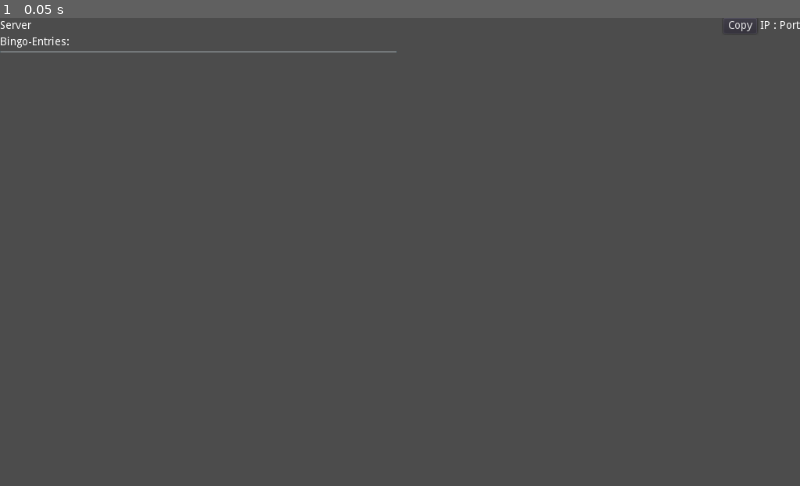
Above: before the commit, frame 1.
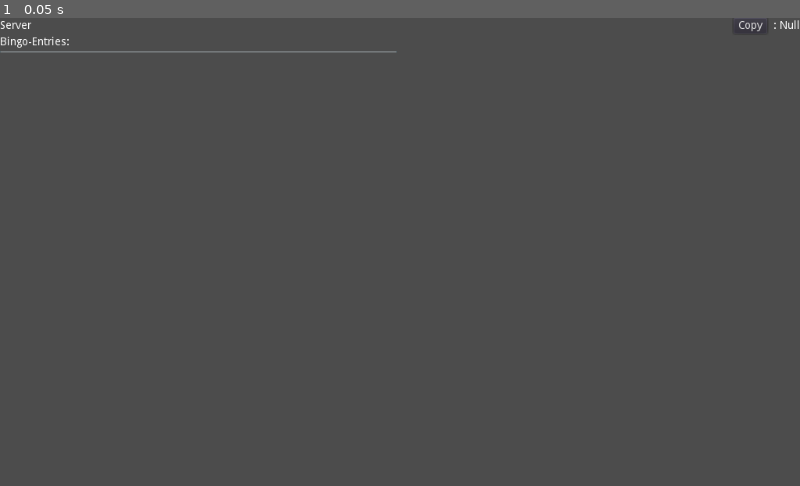
Above: after the commit, the same moment.

Repository: Reneator/Godot-Online-Bingo
Game: Godot game, scene res://Admin/Lobby_Admin.tscn
Same seed, same stepped clock (60 frames per second), same inputs: the game is played once before the commit and once after it. This scene is started directly instead of the project's main scene.
Inputs:
- Up to frame 1 (0.05 s): no input

The runs differ from the first frame. In frame 1, less than 0.1% of the frame differs, in the area x 91-100%, y 0-3%.
Error before the commit: Parse Error: Can't access member variable ("grid_size") from a static function. (res://Bingo/Bingo.gd:99)

Commit message:
Server is now checking for Bingo

Diff:
--- a/Admin/Bingo_Entries_Container.tscn
+++ b/Admin/Bingo_Entries_Container.tscn
@@ -1,6 +1,7 @@
-[gd_scene load_steps=2 format=2]
+[gd_scene load_steps=3 format=2]
 
 [ext_resource path="res://Admin/Bingo_Entries_Container.gd" type="Script" id=1]
+[ext_resource path="res://Admin/Bingo_Entry.tscn" type="PackedScene" id=2]
 
 [node name="Bingo_Entries_Container" type="VBoxContainer"]
 margin_right = 451.0
@@ -11,6 +12,7 @@
 __meta__ = {
 "_edit_use_anchors_": false
 }
+bingo_entry_scene = ExtResource( 2 )
 
 [node name="Label" type="Label" parent="."]
 margin_right = 451.0
@@ -25,13 +27,8 @@
 [node name="ScrollContainer" type="ScrollContainer" parent="."]
 margin_top = 26.0
 margin_right = 451.0
-margin_bottom = 26.0
+margin_bottom = 526.0
+rect_min_size = Vector2( 450, 500 )
 scroll_horizontal_enabled = false
 
 [node name="Bingo_Entries" type="VBoxContainer" parent="ScrollContainer"]
-margin_right = 12.0
-margin_bottom = 20.0
-
-[node name="Bingo_Entry" type="Button" parent="ScrollContainer/Bingo_Entries"]
-margin_right = 12.0
-margin_bottom = 20.0
--- /dev/null
+++ b/Admin/Bingo_Entry.gd
@@ -0,0 +1,11 @@
+extends Button
+
+
+var entry setget set_entry
+
+func set_entry(_entry):
+	entry = _entry
+	text = entry
+
+func _on_Bingo_Entry_pressed():
+	Events.emit_signal("bingo_entry_pressed", entry)
--- /dev/null
+++ b/Admin/Bingo_Entry.tscn
@@ -0,0 +1,12 @@
+[gd_scene load_steps=2 format=2]
+
+[ext_resource path="res://Admin/Bingo_Entry.gd" type="Script" id=1]
+
+[node name="Bingo_Entry" type="Button"]
+margin_right = 12.0
+margin_bottom = 20.0
+script = ExtResource( 1 )
+__meta__ = {
+"_edit_use_anchors_": false
+}
+[connection signal="pressed" from="." to="." method="_on_Bingo_Entry_pressed"]
--- a/Admin/Lobby_Admin.gd
+++ b/Admin/Lobby_Admin.gd
@@ -13,16 +13,15 @@
 	Events.connect("admin_username_clicked", self, "on_username_clicked")
 	$HTTPRequest.connect("request_completed", self, "on_request_completed")
 	$HTTPRequest.request("https://api.ipify.org")
-	$HBoxContainer2/Bingo_Entries_Container.connect("entry_clicked", self, "on_entry_clicked")
-	$HBoxContainer2/Bingo_Entries_Container.initialize(Global.bingo_entries)
-	$Control/Bingo_Confirm_Popup.validator = $HBoxContainer2/Entries_Log
+	$Lobby_Admin/HBoxContainer2/Bingo_Entries_Container.initialize(Global.bingo_entries)
+	$Bingo_Confirm_Popup.validator = $Lobby_Admin/HBoxContainer2/Entries_Log
 
 func on_request_completed(result, response_code, headers, body):
 	var string = body.get_string_from_utf8()
 	var ip = string
 	var port = str(Global.upnp_port)
-	$HBoxContainer/HBoxContainer/IP_Address.text = ip
-	$HBoxContainer/HBoxContainer/Port.text = port
+	$Lobby_Admin/HBoxContainer/HBoxContainer/IP_Address.text = ip
+	$Lobby_Admin/HBoxContainer/HBoxContainer/Port.text = port
 	full_ip_string = ip+":"+port
 
 func on_client_ready(request_session):
@@ -35,7 +34,7 @@
 	Game.rpc_id(client_session.peer_id, "start_game", client_session_json)
 
 func add_username(username):
-	$HBoxContainer2/User_List.add_username(username)
+	$Lobby_Admin/HBoxContainer2/User_List.add_username(username)
 
 func on_bingo_confirmed(confirmed_session : Session):
 	var grid_size = create_lobby_settings.grid_size
@@ -47,13 +46,10 @@
 	session_manager.update_session(session)
 	var is_bingo = check_bingo(session)
 	if is_bingo:
-		$Control/Bingo_Confirm_Popup.show()
+		$Bingo_Confirm_Popup.show()
 
-
-var bingo_queue = [] #sessions
-
-func check_bingo(session):
-
+func check_bingo(session: Session):
+	return Bingo.check_for_bingo(session.bingo_entries_states)
 
 func _on_Copy_IP_Button_pressed():
 	OS.set_clipboard(full_ip_string)
@@ -64,20 +60,20 @@
 
 func on_username_clicked(username):
 	var session = session_manager.check_for_existing_session(username)
-	var popup_bingo = $Control/Bingo_Popup/VBoxContainer/Bingo
+	var popup_bingo = $Bingo_Popup/VBoxContainer/Bingo
 	popup_bingo.disabled = true
 	popup_bingo.initialize_with_session(session)
-	$Control/Bingo_Popup.show()
+	$Bingo_Popup.show()
 
 
 func _on_Close_Button_pressed():
-	$Control/Bingo_Popup.hide()
+	$Bingo_Popup.hide()
 	pass # Replace with function body.
 
 
 func _on_Confirm_Button_pressed():
-	$Control/Bingo_Confirm_Popup.hide()
+	$Bingo_Confirm_Popup.hide()
 
 
 func _on_Reject_Button_pressed():
-	$Control/Bingo_Confirm_Popup.hide()
+	$Bingo_Confirm_Popup.hide()
--- a/Admin/Lobby_Admin.tscn
+++ b/Admin/Lobby_Admin.tscn
@@ -7,9 +7,9 @@
 [ext_resource path="res://Bingo/Bingo.tscn" type="PackedScene" id=5]
 [ext_resource path="res://Admin/Bingo_Confirm_Popup.tscn" type="PackedScene" id=6]
 
-[node name="Lobby_Admin" type="VBoxContainer"]
-anchor_right = 1.0
-anchor_bottom = 1.0
+[node name="Lobby_Admin" type="Control"]
+margin_right = 1024.0
+mouse_filter = 2
 script = ExtResource( 3 )
 __meta__ = {
 "_edit_use_anchors_": false
@@ -17,37 +17,45 @@
 
 [node name="HTTPRequest" type="HTTPRequest" parent="."]
 
-[node name="HBoxContainer" type="HBoxContainer" parent="."]
+[node name="Lobby_Admin" type="VBoxContainer" parent="."]
+anchor_right = 1.0
+anchor_bottom = 1.0
+margin_bottom = 550.0
+__meta__ = {
+"_edit_use_anchors_": false
+}
+
+[node name="HBoxContainer" type="HBoxContainer" parent="Lobby_Admin"]
 margin_right = 1024.0
 margin_bottom = 20.0
 
-[node name="Label" type="Label" parent="HBoxContainer"]
+[node name="Label" type="Label" parent="Lobby_Admin/HBoxContainer"]
 margin_top = 3.0
 margin_right = 40.0
 margin_bottom = 17.0
 text = "Server"
 
-[node name="HBoxContainer" type="HBoxContainer" parent="HBoxContainer"]
+[node name="HBoxContainer" type="HBoxContainer" parent="Lobby_Admin/HBoxContainer"]
 margin_left = 44.0
 margin_right = 1024.0
 margin_bottom = 20.0
 size_flags_horizontal = 3
 alignment = 2
 
-[node name="Copy_IP_Button" type="Button" parent="HBoxContainer/HBoxContainer"]
+[node name="Copy_IP_Button" type="Button" parent="Lobby_Admin/HBoxContainer/HBoxContainer"]
 margin_left = 882.0
 margin_right = 925.0
 margin_bottom = 20.0
 text = "Copy"
 
-[node name="IP_Address" type="Label" parent="HBoxContainer/HBoxContainer"]
+[node name="IP_Address" type="Label" parent="Lobby_Admin/HBoxContainer/HBoxContainer"]
 margin_left = 929.0
 margin_top = 3.0
 margin_right = 942.0
 margin_bottom = 17.0
 text = "IP"
 
-[node name="Label" type="Label" parent="HBoxContainer/HBoxContainer"]
+[node name="Label" type="Label" parent="Lobby_Admin/HBoxContainer/HBoxContainer"]
 margin_left = 946.0
 margin_top = 3.0
 margin_right = 950.0
@@ -57,35 +65,32 @@
 "_edit_use_anchors_": false
 }
 
-[node name="Port" type="Label" parent="HBoxContainer/HBoxContainer"]
+[node name="Port" type="Label" parent="Lobby_Admin/HBoxContainer/HBoxContainer"]
 margin_left = 954.0
 margin_top = 3.0
 margin_right = 980.0
 margin_bottom = 17.0
 text = "Port"
 
-[node name="HBoxContainer2" type="HBoxContainer" parent="."]
+[node name="HBoxContainer2" type="HBoxContainer" parent="Lobby_Admin"]
 margin_top = 24.0
 margin_right = 1024.0
-margin_bottom = 50.0
+margin_bottom = 550.0
 
-[node name="Bingo_Entries_Container" parent="HBoxContainer2" instance=ExtResource( 2 )]
+[node name="Bingo_Entries_Container" parent="Lobby_Admin/HBoxContainer2" instance=ExtResource( 2 )]
 margin_right = 508.0
+margin_bottom = 526.0
 
-[node name="Entries_Log" parent="HBoxContainer2" instance=ExtResource( 4 )]
+[node name="Entries_Log" parent="Lobby_Admin/HBoxContainer2" instance=ExtResource( 4 )]
 margin_left = 512.0
 margin_right = 1020.0
+margin_bottom = 526.0
 
-[node name="User_List" parent="HBoxContainer2" instance=ExtResource( 1 )]
+[node name="User_List" parent="Lobby_Admin/HBoxContainer2" instance=ExtResource( 1 )]
 margin_left = 1024.0
+margin_bottom = 526.0
 
-[node name="Control" type="Control" parent="."]
-margin_top = 54.0
-margin_right = 1024.0
-margin_bottom = 54.0
-mouse_filter = 2
-
-[node name="Bingo_Popup" type="PanelContainer" parent="Control"]
+[node name="Bingo_Popup" type="PanelContainer" parent="."]
 visible = false
 margin_left = 284.465
 margin_top = -1.55731
@@ -95,24 +100,24 @@
 "_edit_use_anchors_": false
 }
 
-[node name="VBoxContainer" type="VBoxContainer" parent="Control/Bingo_Popup"]
+[node name="VBoxContainer" type="VBoxContainer" parent="Bingo_Popup"]
 margin_left = 7.0
 margin_top = 7.0
 margin_right = 507.0
 margin_bottom = 531.0
 
-[node name="HBoxContainer" type="HBoxContainer" parent="Control/Bingo_Popup/VBoxContainer"]
+[node name="HBoxContainer" type="HBoxContainer" parent="Bingo_Popup/VBoxContainer"]
 margin_right = 500.0
 margin_bottom = 20.0
 
-[node name="Bingo_Popup_Label" type="Label" parent="Control/Bingo_Popup/VBoxContainer/HBoxContainer"]
+[node name="Bingo_Popup_Label" type="Label" parent="Bingo_Popup/VBoxContainer/HBoxContainer"]
 margin_top = 3.0
 margin_right = 476.0
 margin_bottom = 17.0
 size_flags_horizontal = 3
 text = "Username"
 
-[node name="Close_Button" type="Button" parent="Control/Bingo_Popup/VBoxContainer/HBoxContainer"]
+[node name="Close_Button" type="Button" parent="Bingo_Popup/VBoxContainer/HBoxContainer"]
 margin_left = 480.0
 margin_right = 500.0
 margin_bottom = 20.0
@@ -121,13 +126,17 @@
 "_edit_use_anchors_": false
 }
 
-[node name="Bingo" parent="Control/Bingo_Popup/VBoxContainer" instance=ExtResource( 5 )]
+[node name="Bingo" parent="Bingo_Popup/VBoxContainer" instance=ExtResource( 5 )]
 anchor_right = 0.0
 anchor_bottom = 0.0
 margin_top = 24.0
 margin_right = 500.0
 margin_bottom = 524.0
 
-[node name="Bingo_Confirm_Popup" parent="Control" instance=ExtResource( 6 )]
-[connection signal="pressed" from="HBoxContainer/HBoxContainer/Copy_IP_Button" to="." method="_on_Copy_IP_Button_pressed"]
-[connection signal="pressed" from="Control/Bingo_Popup/VBoxContainer/HBoxContainer/Close_Button" to="." method="_on_Close_Button_pressed"]
+[node name="Bingo_Confirm_Popup" parent="." instance=ExtResource( 6 )]
+margin_left = 248.025
+margin_top = 31.0397
+margin_right = 762.025
+margin_bottom = 593.04
+[connection signal="pressed" from="Lobby_Admin/HBoxContainer/HBoxContainer/Copy_IP_Button" to="Lobby_Admin" method="_on_Copy_IP_Button_pressed"]
+[connection signal="pressed" from="Bingo_Popup/VBoxContainer/HBoxContainer/Close_Button" to="." method="_on_Close_Button_pressed"]
--- a/Bingo/Bingo.gd
+++ b/Bingo/Bingo.gd
@@ -14,14 +14,15 @@
 
 func initialize_with_session(session : Session):
 	var elements = initialize(session.bingo_entries, session.grid_size)
-	if session.bingo_entries_state.size() <= 0:
+	if session.bingo_entries_states.size() <= 0:
 		return
 	for i in range(elements.size()):
-		var pressed = session.bingo_entries_state[i]
+		var pressed = session.bingo_entries_states[i]
 		var element = elements[i]
 		var is_pressed = (pressed == "True")
 		element.pressed = is_pressed
 		if session.bingo_entries_validation.size() > 0:
+			element.creation_date = session.creation_date
 			element.is_valid = session.bingo_entries_validation[i]
 
 
@@ -80,19 +81,8 @@
 #	if is_bingo:
 #		bingo()
 
-static func check_x_rows(entries):
-	var index = 0
-
-	var rows = get_rows(entries)
-
-	for x_row in rows:
-		var is_bingo = true
-		for entry in x_row:
-			is_bingo = entry.pressed and is_bingo
-		if is_bingo:
-			return true
-
 static func get_rows(entries):
+	var grid_size = int(sqrt(entries.size()))
 	var new_array = []
 	var current_array
 	for i in range(entries.size()):
@@ -103,22 +93,37 @@
 		current_array.append(entries[i])
 	return new_array
 
+static func check_x_rows(entries):
+	var index = 0
+	var grid_size = int(sqrt(entries.size()))
+
+	var rows = get_rows(entries)
+
+	for x_row in rows:
+		var is_bingo = true
+		for entry in x_row:
+			is_bingo = entry == "True" and is_bingo
+		if is_bingo:
+			return true
+
 static func check_y_rows(entries):
+	var grid_size = int(sqrt(entries.size()))
 	var rows = get_rows(entries)
 	for y in range(grid_size):
 		var is_bingo = true
 		for x_row in rows:
-			is_bingo = x_row[y].pressed and is_bingo
+			is_bingo = x_row[y] == "True" and is_bingo
 		if is_bingo:
 			return true
 
 static func check_diagonal(entries):
+	var grid_size = int(sqrt(entries.size()))
 	var rows = get_rows(entries)
 	var has_bingoed = false
 	var is_bingo = true
 	var x = 0
 	for x_row in rows:
-		is_bingo = x_row[x].pressed and is_bingo
+		is_bingo = x_row[x] == "True" and is_bingo
 		x+=1
 	if is_bingo:
 		return true
@@ -126,7 +131,7 @@
 	x = grid_size-1
 	is_bingo = true
 	for x_row in rows:
-		is_bingo = x_row[x].pressed and is_bingo
+		is_bingo = x_row[x] == "True" and is_bingo
 		x-=1
 	if is_bingo:
 		return true
--- a/Bingo/Bingo_Button.gd
+++ b/Bingo/Bingo_Button.gd
@@ -2,11 +2,10 @@
 
 var is_valid
 
-var date_string
-
+var creation_date
 
 func _ready():
-	if not do_validation:
+	if not creation_date:
 		return
 	if is_valid:
 		self_modulate = Color.green
--- a/Entry_Log/Entries_Log_UI.gd
+++ b/Entry_Log/Entries_Log_UI.gd
@@ -1,6 +1,9 @@
 extends VBoxContainer
 
 export (PackedScene) var log_entry_scene
+
+func _ready():
+	Events.connect("bingo_entry_pressed", self, "add_entry")
 
 func add_entry(entry_value):
 	var date_time = OS.get_datetime()
--- a/Entry_Log/Log_Entry.gd
+++ b/Entry_Log/Log_Entry.gd
@@ -6,9 +6,14 @@
 
 
 func _ready():
-	text = "%s:%s" % [time_stamp, entry]
+	var date_string = get_date_string()
+	var time_string = date_string.split("_")[1]
+	text = "%s:%s" % [time_string, entry]
+
+func get_date_string():
+	if not date_string:
+		date_string = Date_Util.parse_to_string(time_stamp)
+	return date_string
 
 func is_created_after(compare_date_string): # checks if the Log_entry was created after the input time_stamp
-	if not date_string:
-		date_string = Date_Util.parse_to_string(time_stamp)
-	return date_string > compare_date_string
+	return get_date_string() > compare_date_string
--- a/Lobby/Lobby_Screen.gd
+++ b/Lobby/Lobby_Screen.gd
@@ -20,7 +20,7 @@
 	var update_session = Session.new()
 	update_session.username = current_session.username
 	update_session.peer_id = current_session.peer_id
-	update_session.bingo_entries_state = bingo_state
+	update_session.bingo_entries_states = bingo_state
 	var session_json = update_session.as_json()
 	Game.rpc_id(1, "update_client_session", session_json)
 
--- a/global/Events.gd
+++ b/global/Events.gd
@@ -2,3 +2,4 @@
 
 
 signal admin_username_clicked(username)
+signal bingo_entry_pressed(entry)
--- a/global/Session.gd
+++ b/global/Session.gd
@@ -6,7 +6,7 @@
 var lobby_key
 var creation_date
 var bingo_entries = [] # for initialization
-var bingo_entries_state = [] # for the current state of the bingo-field
+var bingo_entries_states = [] # for the current state of the bingo-field
 var bingo_entries_validation = [] # for validation with the bingo-log
 var grid_size
 var peer_id
@@ -25,7 +25,7 @@
 	dict["ip_address"] = ip_address
 	dict["lobby_key"] = lobby_key
 	dict["bingo_entries"] = bingo_entries
-	dict["bingo_entries_state"] = bingo_entries_state
+	dict["bingo_entries_states"] = bingo_entries_states
 	dict["grid_size"] = grid_size
 	dict["peer_id"] = peer_id
 	return dict
@@ -34,7 +34,7 @@
 	username = dict.get("username")
 	lobby_key = dict.get("lobby_key")
 	bingo_entries = dict.get("bingo_entries")
-	bingo_entries_state = dict.get("bingo_entries_state")
+	bingo_entries_states = dict.get("bingo_entries_states")
 	ip_address = dict.get("ip_address")
 	var grid_size_string = dict.get("grid_size")
 	if grid_size_string:
--- a/global/Session_Manager.gd
+++ b/global/Session_Manager.gd
@@ -41,7 +41,7 @@
 	if not session:
 		print("No session found to update! Discarded Session Update!")
 		return
-	session.bingo_entries_state = update_session.bingo_entries_state
+	session.bingo_entries_states = update_session.bingo_entries_states
 
 func check_duplicate(entries):
 	if entries.size() == 0:
